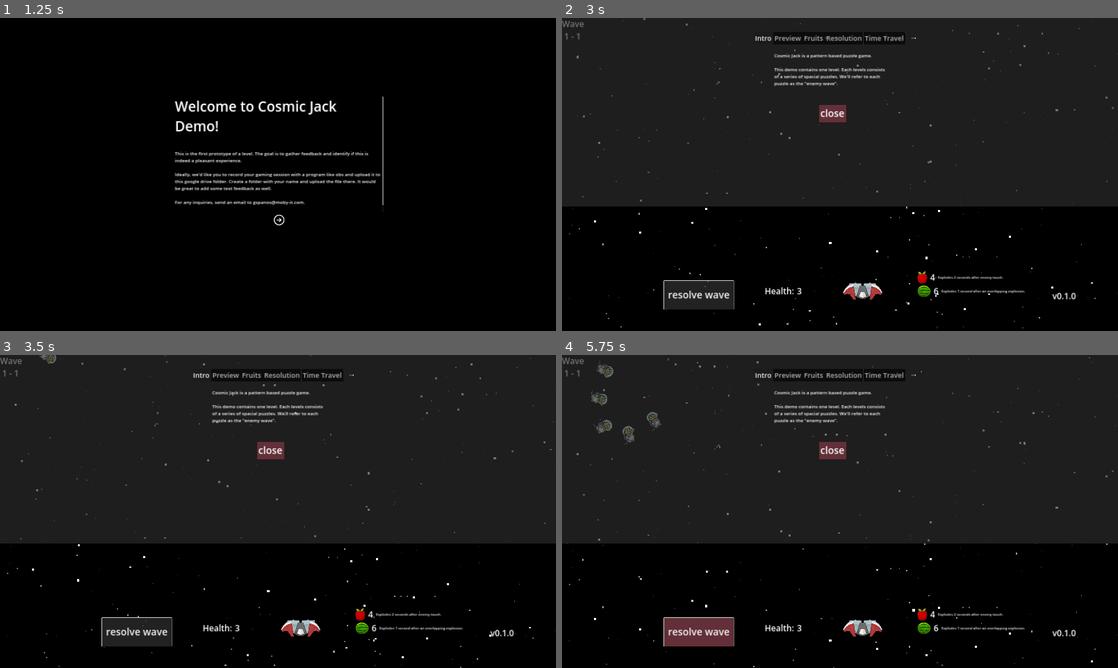
Above: before the commit, frames 1-4 (two rows, left to right).
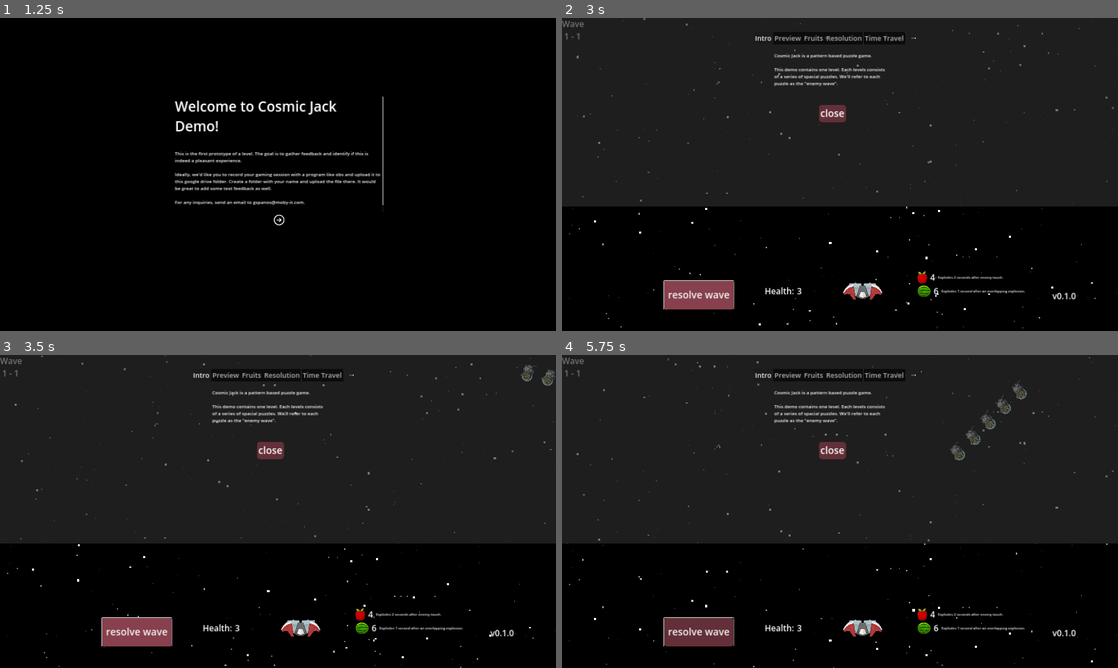
Above: after the commit, the same moments.

Repository: moby-it/cosmic-jack
Game: Godot game, scene res://main.tscn
Two runs of this game, one before a commit and one after it. Both use one fixed random seed, a clock stepped at 60 frames per second and the inputs below.
Inputs (mouse positions are in pixels of both pictures, inside the frame that each line leads up to):
- Up to frame 1 (1.25 s): tap Enter at 0.5 s; move the mouse to (400, 158) at 0.52 s; hold Up (ui_up) from 0.53 s (still down); tap O at 0.6 s; click (400, 158) at 0.67 s
- Up to frame 2 (3 s): release Up (ui_up) at 1.25 s; click (840, 221) at 1.25 s; click "start" at 2 s; click "resolve wave" at 2.75 s
- Up to frame 3 (3.5 s): no input
- Up to frame 4 (5.75 s): drag from (728, 527) to (612, 355) at 3.52 s; move the mouse to (895, 442) at 4.27 s; hold Up (ui_up) 4.28-5 s; tap Shift at 4.35 s; click (895, 442) at 4.42 s; drag from (812, 574) to (600, 411) at 5.02 s

Frame 1 is identical in both runs. In frame 2, 1.1% of the frame differs, in the area x 18-52%, y 27-94%; in frame 3, 1.3%, in the area x 7-100%, y 0-94%; in frame 4, 0.8%.

Commit message:
4 done and working on puzzles

Diff:
--- /dev/null
+++ b/levels/frames.gd
@@ -0,0 +1,4 @@
+extends Label
+
+func _process(delta: float) -> void:
+	set_text("FPS " + str(Engine.get_frames_per_second()))
--- a/levels/level.gd
+++ b/levels/level.gd
@@ -47,7 +47,7 @@
 
 func _process(delta: float) -> void:
 	if resolving and enemies_count == curr_wave().convoys.reduce(func(acc,v): return acc + v.count ,0):
-		if len(waves) == curr_wave_idx + 1:
+		if len(waves) == curr_wave_idx + 1 and health > 0:
 			level_completed.emit()
 			return
 		else:
--- a/levels/level.tscn
+++ b/levels/level.tscn
@@ -1,9 +1,10 @@
-[gd_scene load_steps=6 format=3 uid="uid://bf5fa6pqes1hj"]
+[gd_scene load_steps=7 format=3 uid="uid://bf5fa6pqes1hj"]
 
 [ext_resource type="Script" path="res://levels/level.gd" id="1_6fb17"]
 [ext_resource type="PackedScene" uid="uid://13dothaq8nub" path="res://hud/ship.tscn" id="4_chuaq"]
 [ext_resource type="PackedScene" uid="uid://bjcxaxlx6qt5e" path="res://levels/play_area.tscn" id="4_pmx5f"]
 [ext_resource type="PackedScene" uid="uid://dcpxt7vufytv5" path="res://hud/background/background.tscn" id="5_sp8rb"]
+[ext_resource type="Script" path="res://levels/frames.gd" id="6_26sqf"]
 [ext_resource type="Script" path="res://version.gd" id="6_n7bey"]
 
 [node name="Level" type="Node2D"]
@@ -63,6 +64,21 @@
 grow_vertical = 0
 script = ExtResource("6_n7bey")
 
+[node name="Frames" type="Label" parent="."]
+visible = false
+anchors_preset = 3
+anchor_left = 1.0
+anchor_top = 1.0
+anchor_right = 1.0
+anchor_bottom = 1.0
+offset_left = 3550.0
+offset_top = 1441.0
+offset_right = 3551.0
+offset_bottom = 1517.0
+grow_horizontal = 0
+grow_vertical = 0
+script = ExtResource("6_26sqf")
+
 [node name="Resolve" type="Button" parent="."]
 anchors_preset = 8
 anchor_left = 0.5
--- a/menu/wave_entry.gd
+++ b/menu/wave_entry.gd
@@ -1,10 +1,10 @@
-extends Panel
+extends VBoxContainer
 
 @export var index: int
 @export var hp: int = 0
 @export var ammo: Dictionary = {}
 
-@onready var container = $VBoxContainer
+@onready var container = $Panel/WaveProps
 
 func _ready() -> void:
 	var title = create_label("Wave %s" % str(index + 1))
--- a/menu/wave_entry.tscn
+++ b/menu/wave_entry.tscn
@@ -9,26 +9,28 @@
 corner_radius_bottom_right = 30
 corner_radius_bottom_left = 30
 
-[node name="WaveEntry" type="Panel"]
-custom_minimum_size = Vector2(500, 400)
+[node name="WaveEntry" type="VBoxContainer"]
 offset_right = 500.0
-offset_bottom = 400.0
+offset_bottom = 639.0
+mouse_filter = 0
+mouse_default_cursor_shape = 2
+theme_override_constants/separation = 30
+script = ExtResource("1_ish8f")
+
+[node name="Panel" type="PanelContainer" parent="."]
+custom_minimum_size = Vector2(500, 600)
+layout_mode = 2
 mouse_filter = 1
 theme_override_styles/panel = SubResource("StyleBoxFlat_qkbhk")
-script = ExtResource("1_ish8f")
 
-[node name="VBoxContainer" type="VBoxContainer" parent="."]
+[node name="WaveProps" type="VBoxContainer" parent="Panel"]
+custom_minimum_size = Vector2(300, 400)
 layout_mode = 2
-offset_right = 500.0
-mouse_filter = 0
-mouse_default_cursor_shape = 2
+size_flags_horizontal = 4
+size_flags_vertical = 6
 
 [node name="Retry" type="Button" parent="."]
-layout_mode = 0
-offset_left = 177.0
-offset_top = 418.0
-offset_right = 342.0
-offset_bottom = 527.0
+layout_mode = 2
 mouse_default_cursor_shape = 2
 text = "retry"
 
--- a/theme.tres
+++ b/theme.tres
@@ -1,4 +1,15 @@
-[gd_resource type="Theme" load_steps=3 format=3 uid="uid://dixyj4a6nc4u0"]
+[gd_resource type="Theme" load_steps=4 format=3 uid="uid://dixyj4a6nc4u0"]
+
+[sub_resource type="StyleBoxFlat" id="StyleBoxFlat_pceo8"]
+bg_color = Color(0.53, 0.2491, 0.300598, 1)
+corner_radius_top_left = 20
+corner_radius_top_right = 20
+corner_radius_bottom_right = 20
+corner_radius_bottom_left = 20
+expand_margin_left = 2.0
+expand_margin_top = 2.0
+expand_margin_right = 2.0
+expand_margin_bottom = 2.0
 
 [sub_resource type="StyleBoxFlat" id="StyleBoxFlat_7wauu"]
 content_margin_left = 10.0
@@ -6,6 +17,10 @@
 content_margin_right = 10.0
 content_margin_bottom = 10.0
 bg_color = Color(0.39, 0.1833, 0.221195, 1)
+corner_radius_top_left = 20
+corner_radius_top_right = 20
+corner_radius_bottom_right = 20
+corner_radius_bottom_left = 20
 
 [sub_resource type="SystemFont" id="SystemFont_xwa45"]
 font_names = PackedStringArray("IBM Plex Sans")
@@ -14,6 +29,7 @@
 default_font = SubResource("SystemFont_xwa45")
 Button/colors/font_color = Color(1, 1, 1, 1)
 Button/font_sizes/font_size = 68
+Button/styles/hover = SubResource("StyleBoxFlat_pceo8")
 Button/styles/normal = SubResource("StyleBoxFlat_7wauu")
 Label/font_sizes/font_size = 58
 RichTextLabel/font_sizes/bold_font_size = 32
--- a/waves/convoys/_convoy.gd
+++ b/waves/convoys/_convoy.gd
@@ -1,7 +1,7 @@
 extends Resource
 class_name Convoy
 
-@export var speed = 100
+@export var speed = 300.0
 @export var spawn_interval = 1.0
 @export var count = 10
 
--- a/waves/convoys/mirror.cnv.tres
+++ b/waves/convoys/mirror.cnv.tres
@@ -6,8 +6,8 @@
 
 [resource]
 script = ExtResource("3_vtyx4")
-speed = 200
-spawn_interval = 0.6
+speed = 300.0
+spawn_interval = 0.2
 count = 3
 river = ExtResource("2_dkfo4")
 enemy = ExtResource("1_ebveq")
--- a/waves/convoys/starters.cnv.tres
+++ b/waves/convoys/starters.cnv.tres
@@ -6,8 +6,8 @@
 
 [resource]
 script = ExtResource("3_nle1a")
-speed = 100
-spawn_interval = 0.5
+speed = 300.0
+spawn_interval = 0.3
 count = 5
 river = ExtResource("2_wuvxp")
 enemy = ExtResource("1_728rq")
--- a/waves/rivers/_river.gd
+++ b/waves/rivers/_river.gd
@@ -1,14 +1,14 @@
 extends PathFollow2D
 
-@export var speed = 200
+@export var speed: float = 300.0
 var paused = false
-var speed_modifier = 4
 
 signal enemy_passed
 
 func _process(delta):
+	speed = 200
 	if not paused:
-		progress += speed * delta * speed_modifier
+		progress += speed * (delta * 2.5)
 		if progress_ratio >= 1.0:
 			enemy_passed.emit()
 			self.queue_free()
--- a/waves/rivers/clyde.rvr.tscn
+++ b/waves/rivers/clyde.rvr.tscn
@@ -4,15 +4,15 @@
 
 [sub_resource type="Curve2D" id="Curve2D_g50po"]
 _data = {
-"points": PackedVector2Array(0, 0, 0, 0, 674.383, -104.179, -2.6226e-06, -283.292, 2.6226e-06, 283.292, 20.3461, 161.426, 0, -210.446, 0, 210.446, 836.485, 408.124, 0, -164.579, 0, 164.579, 353.556, 515.267, 0, 0, 0, 0, 781.325, 698.039)
+"points": PackedVector2Array(0, 0, 0, 0, 674.383, -104.179, -339.955, 0, 339.955, 0, 829.814, 852.581, -261.504, 132.303, 261.504, -132.303, 1367.98, 177.949, -1.86789, -376.938, 1.86789, 376.938, 2090.72, 422.639, 0, 0, 0, 0, 1547.36, 1224.07)
 }
 point_count = 5
 
 [node name="Clyde" type="Node2D"]
 
 [node name="Path2D" type="Path2D" parent="." groups=["paths"]]
-position = Vector2(635.926, 1.70862)
-scale = Vector2(0.888329, 1.11067)
+position = Vector2(250.552, 72.3711)
+scale = Vector2(1.34903, 1.00944)
 curve = SubResource("Curve2D_g50po")
 
 [node name="PlayArea" parent="." instance=ExtResource("1_6p7gv")]
--- a/waves/rivers/seine.rvr.tscn
+++ b/waves/rivers/seine.rvr.tscn
@@ -4,7 +4,7 @@
 
 [sub_resource type="Curve2D" id="Curve2D_7etg2"]
 _data = {
-"points": PackedVector2Array(0, 0, 0, 0, -10.343, -20, -191.941, -156.022, 191.941, 156.022, -45.343, 590, -184.084, -154.9, 184.084, 154.9, 986.657, 67, 154.9, -188.574, -154.9, 188.574, 748.657, 408, 0, 0, 0, 0, 946.657, 814)
+"points": PackedVector2Array(0, 0, 0, 0, 3463.66, 228, 324.195, 4.23787, -324.195, -4.23787, 3061.66, 158, 379.287, 0, -379.287, 0, 1933.66, 961, 349.622, 2.11892, -349.622, -2.11892, 423.657, 253, 0, 0, 0, 0, 103.657, 1351)
 }
 point_count = 5
 
